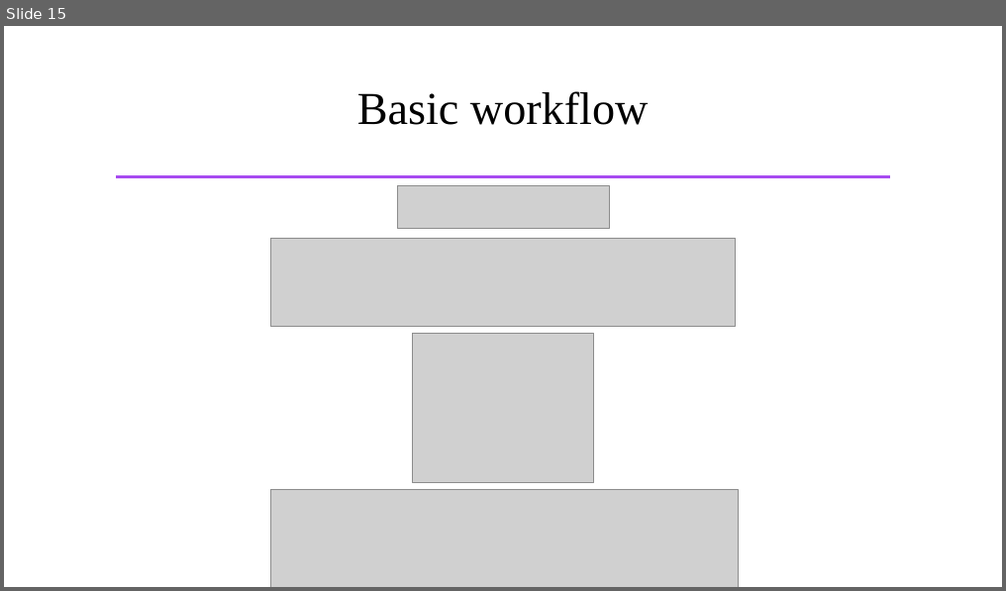
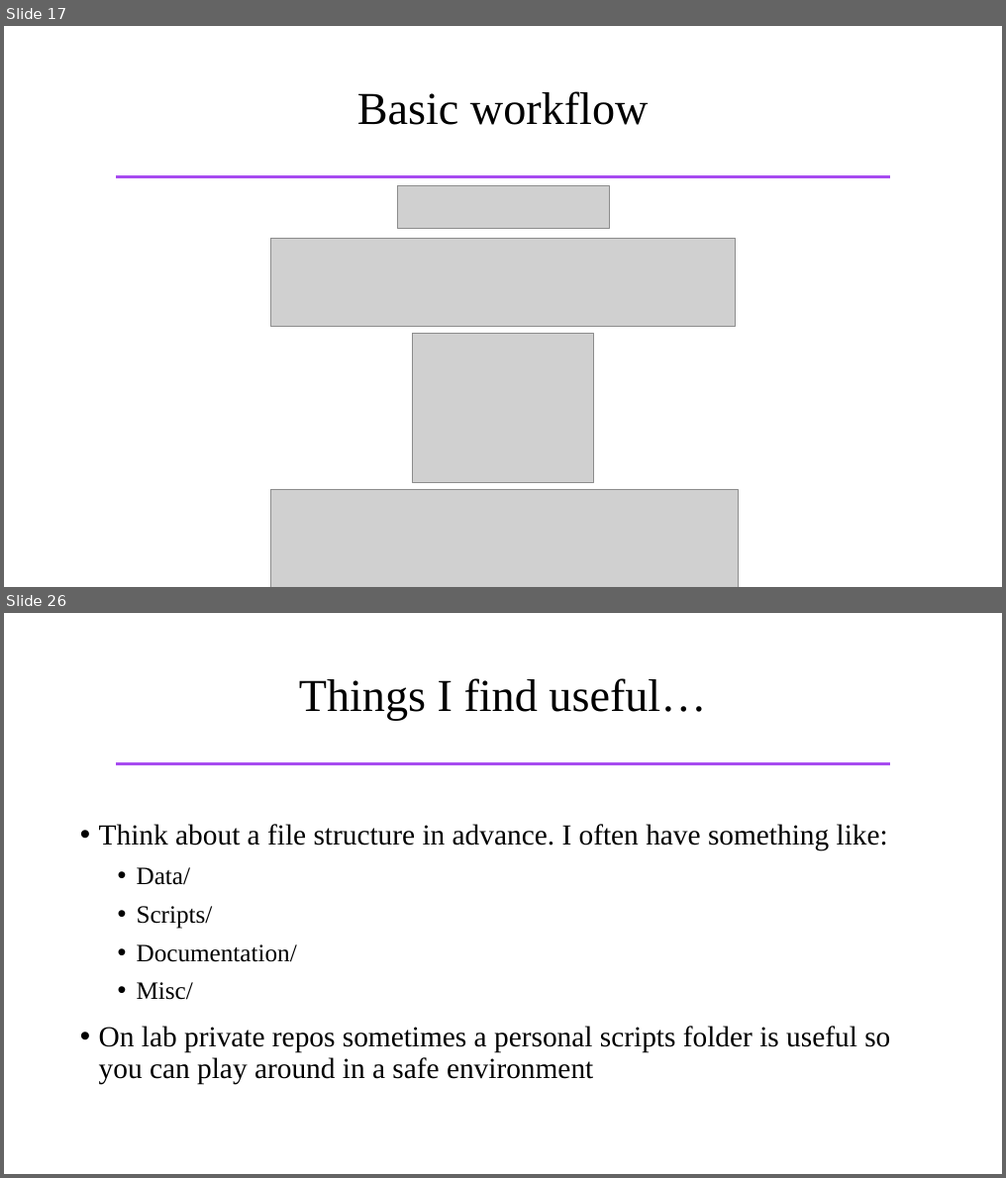
Before and after one commit to samhforbes/GitHub_Tools, a slide deck: GitHub_Tools.pptx. Shown one above the other, each under a label of ours: slide 15 before the commit, slides 17 and 26 after it; the slides between them are not shown. The pictures are 1006x591 and 1006x1178 pixels, drawn with LibreOffice and Linux fonts; fonts in the diff are those of the drawing; grey boxes stand for pictures. Boxes give left, top, right and bottom in pixels: in the first picture for what was removed or moved away, otherwise in the second. Text is boxed around its words. In the diff, an @@ line names an element or a change of style, - is before the commit and + after.

```diff
--- a/GitHub_Tools.pptx
+++ b/GitHub_Tools.pptx
@@ slide 26 added at [4, 613, 1002, 1174], background #FFFFFF; not listed: 1 template element that a slide beside it also shows @@
@@ title added at [299, 678, 706, 721], 44 pt, text #000000 @@
+Things I find useful…
@@ text added at [99, 824, 890, 1084], 28 pt, text #000000 @@
+• Think about a file structure in advance. I often have something like:
+  • Data/
+  • Scripts/
+  • Documentation/
+  • Misc/
+• On lab private repos sometimes a personal scripts folder is useful so you can play around in a safe environment
@@ what was slide 15 is now slide 17 @@
```
Also in this commit, not shown: 1 slide changed, 12 other slides added.
